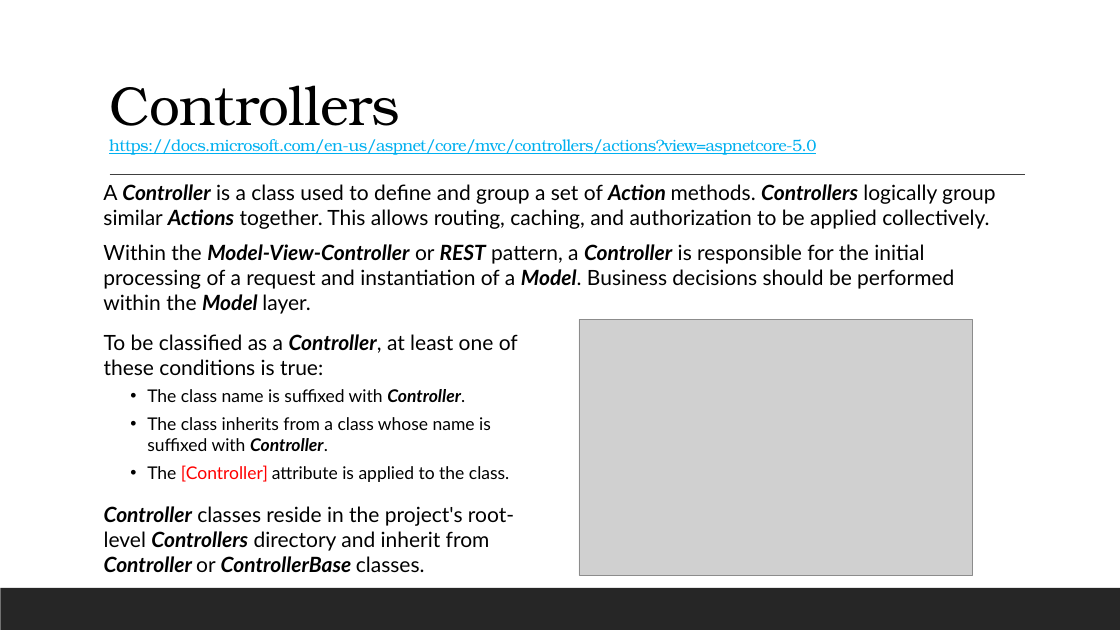
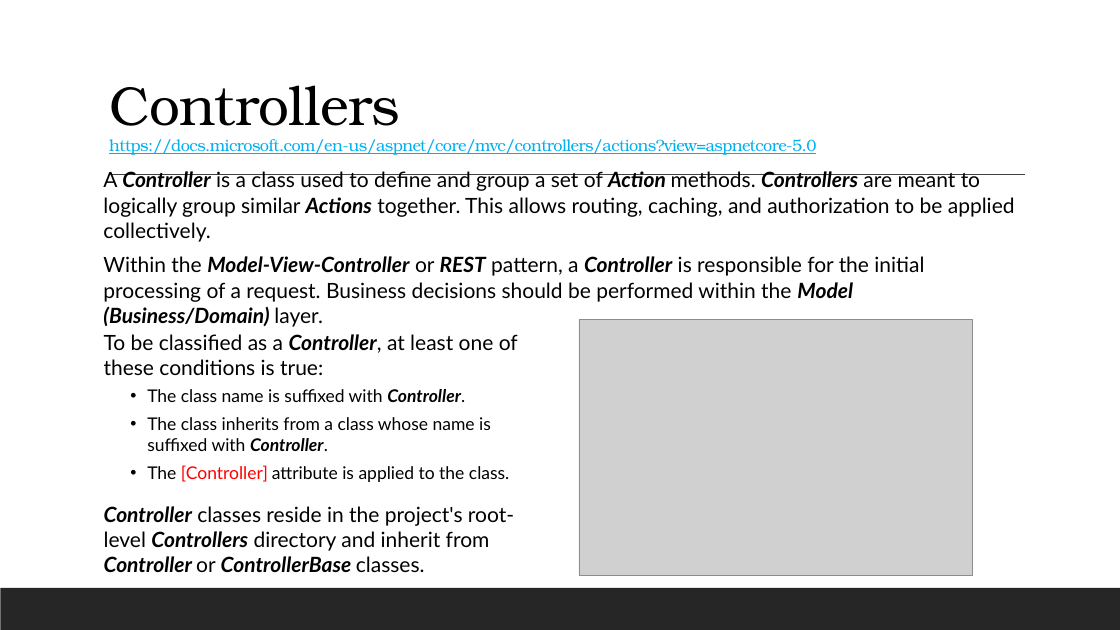
Before and after one commit to 12062021-dynamics365-uta/12062021-batch-repo, a slide deck: slide 3 of pdfs/w4/D15_.NET_Routing.pptx. Drawn at 1120x630 pixels with LibreOffice and Linux fonts; fonts in the diff are those of the drawing; grey boxes stand for pictures. Boxes give left, top, right and bottom in pixels: in the first picture for what was removed or moved away, otherwise in the second. Text is boxed around its words. In the diff, an @@ line names an element or a change of style, - is before the commit and + after.

```diff
--- a/pdfs/w4/D15_.NET_Routing.pptx
+++ b/pdfs/w4/D15_.NET_Routing.pptx
@@ text at <box>103,171,1015,327</box>: text changed @@
-A Controller is a class used to define and group a set of Action methods. Controllers logically group similar Actions together. This allows routing, caching, and authorization to be applied collectively.
-Within the Model-View-Controller or REST pattern, a Controller is responsible for the initial processing of a request and instantiation of a Model. Business decisions should be performed within the Model layer.
+A Controller is a class used to define and group a set of Action methods. Controllers are meant to logically group similar Actions together. This allows routing, caching, and authorization to be applied collectively.
+Within the Model-View-Controller or REST pattern, a Controller is responsible for the initial processing of a request. Business decisions should be performed within the Model (Business/Domain) layer.
```
Also in this commit, not shown: 1 other slide changed, 4 other files.
